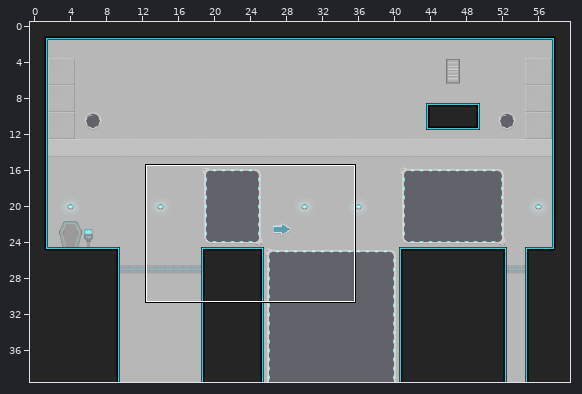
Tiled map -- map-src/Pit.tmx. Above: a wide view before the commit, with the close-up outlined.
Close-up. Old version:
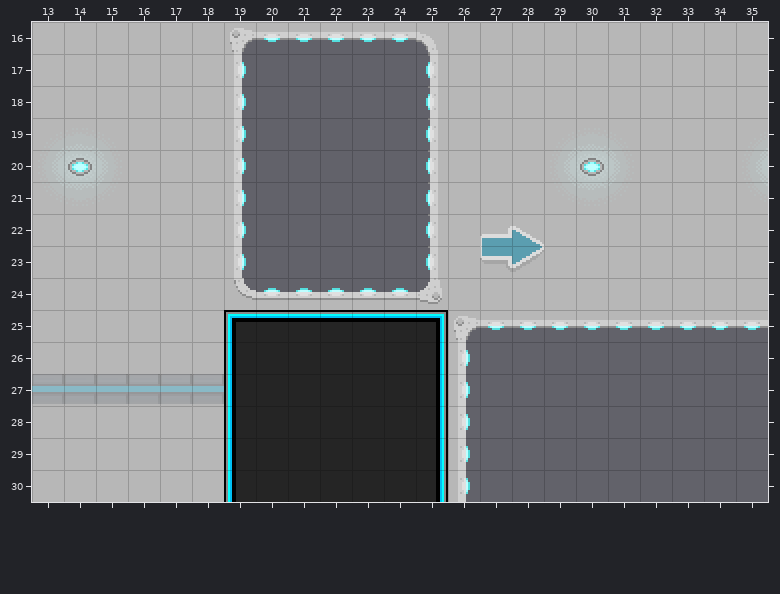
Cells are 16x16 px. Shown: x 13..35, y 16..30.
After:
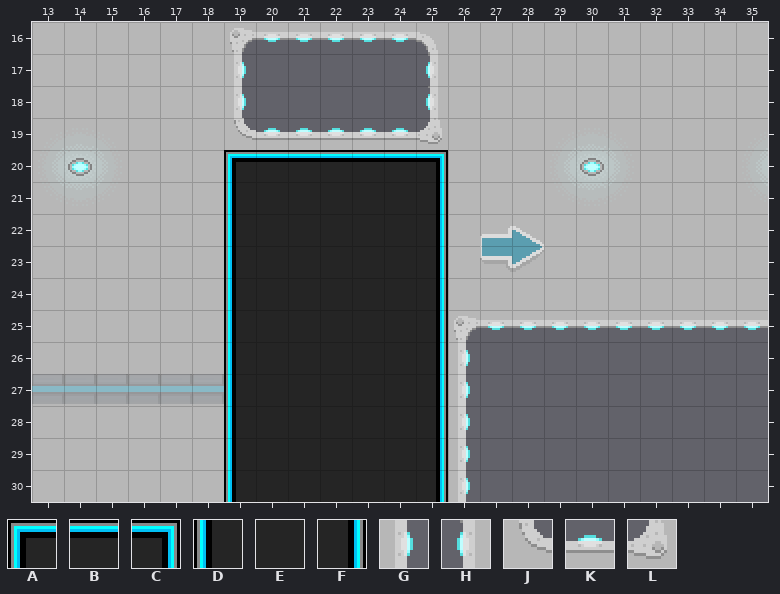
Key: from "main": A 0, B 1, C 2, D 25, E 26, F 27, G 272, H 274, J 297, K 298, L 299.
_ is an empty cell.
Tiles replaced or removed in this view: A, B, C, G, H, J, K, L.
From old to new:
Changed rows in their new state; . is an unchanged cell.
Layer "Tile Layer 1":
first column x 19:
19 JKKKKKL
20 ABBBBBC
21 DEEEEEF
22 DEEEEEF
23 DEEEEEF
24 DEEEEEF
25 DEEEEEF
